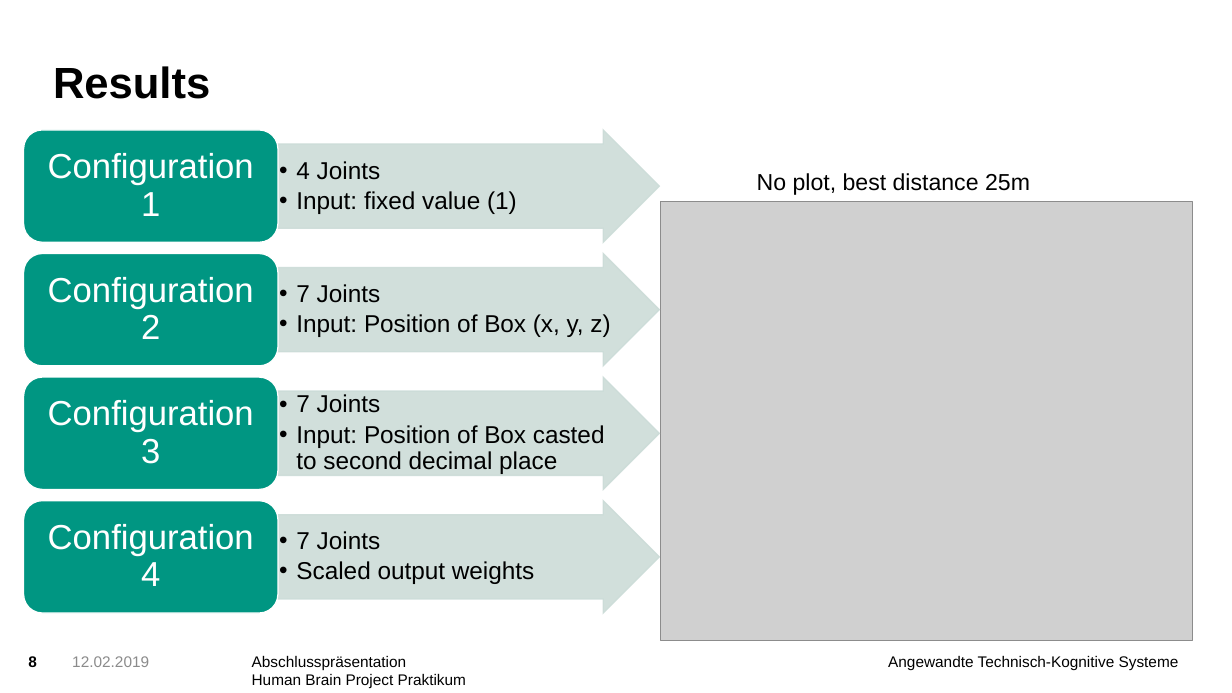
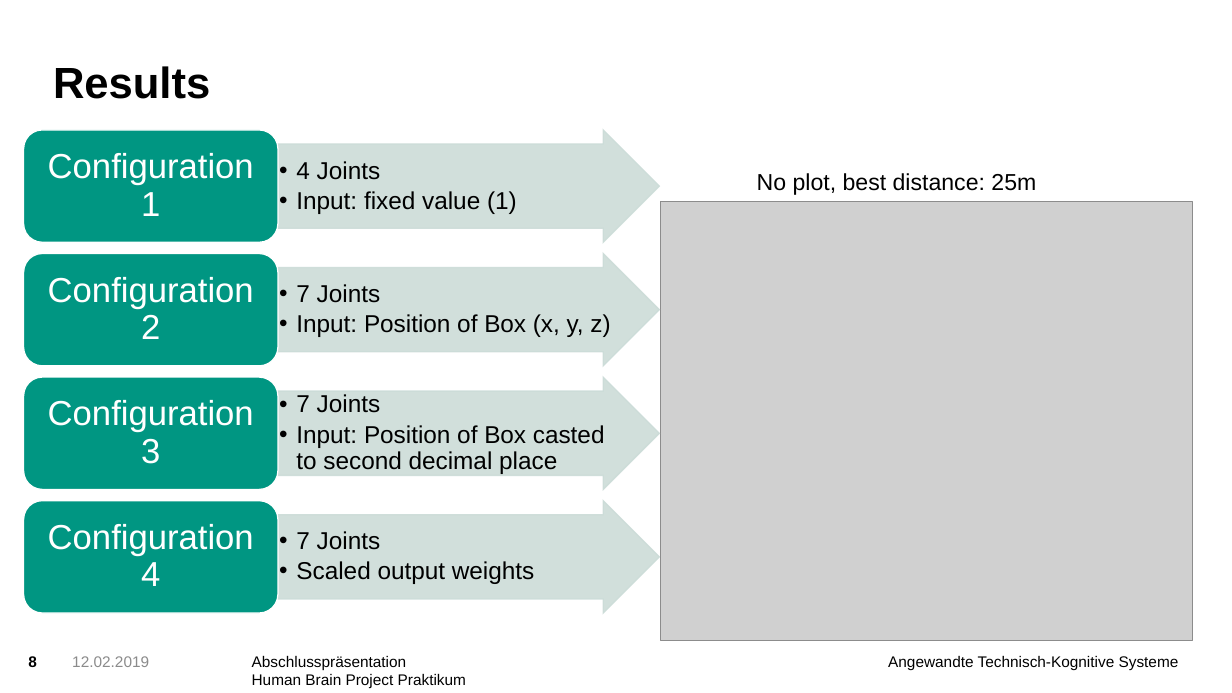
Before and after one commit to KuehlschrankDino/hbpprak_2018_throwing, a slide deck: slide 8 of Gruppe4_Abschlusspraesentation.pptx. Drawn at 1232x693 pixels with LibreOffice and Linux fonts; fonts in the diff are those of the drawing; grey boxes stand for pictures; background and template pictures are left out. Boxes give left, top, right and bottom in pixels: in the first picture for what was removed or moved away, otherwise in the second. Text is boxed around its words. In the diff, an @@ line names an element or a change of style, - is before the commit and + after.

Commit message:
added presentation with new distance plots

```diff
--- a/Gruppe4_Abschlusspraesentation.pptx
+++ b/Gruppe4_Abschlusspraesentation.pptx
@@ text at bbox=[757, 173, 1036, 195]: text changed @@
-No plot, best distance 25m
+No plot, best distance: 25m
```
